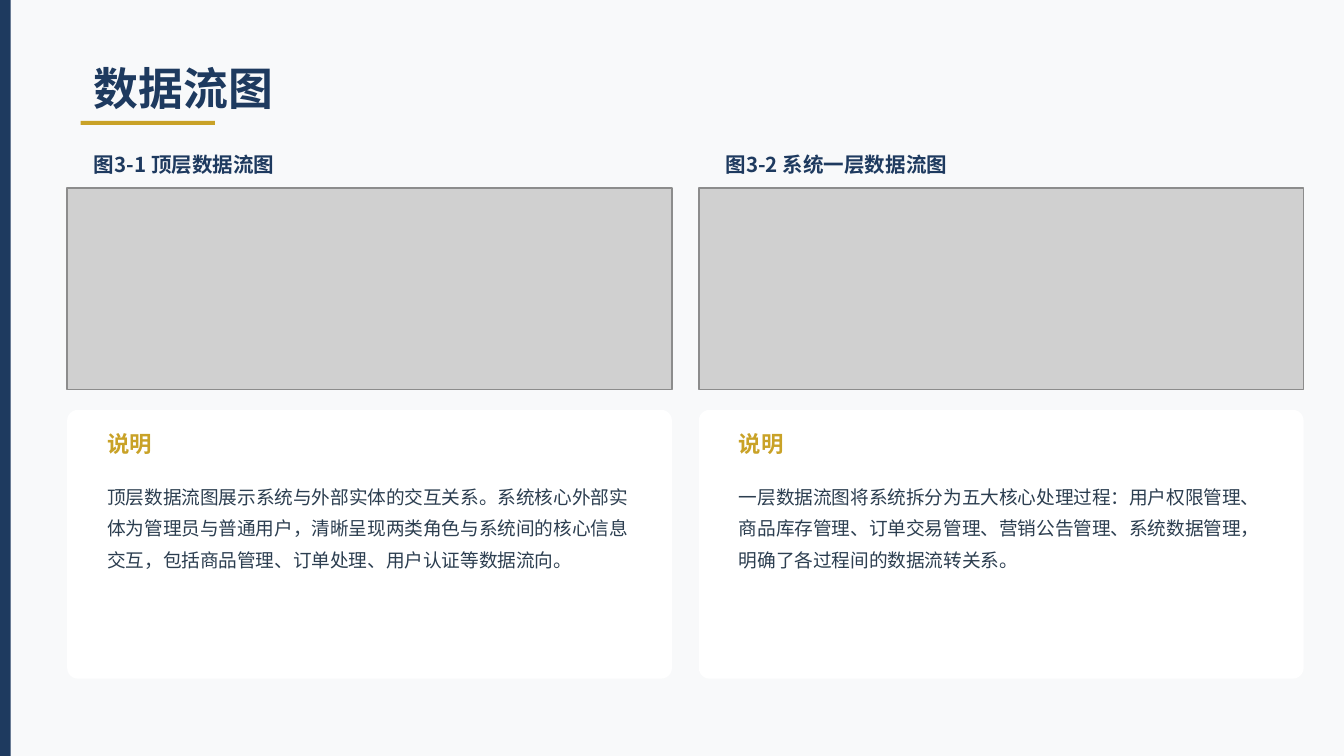
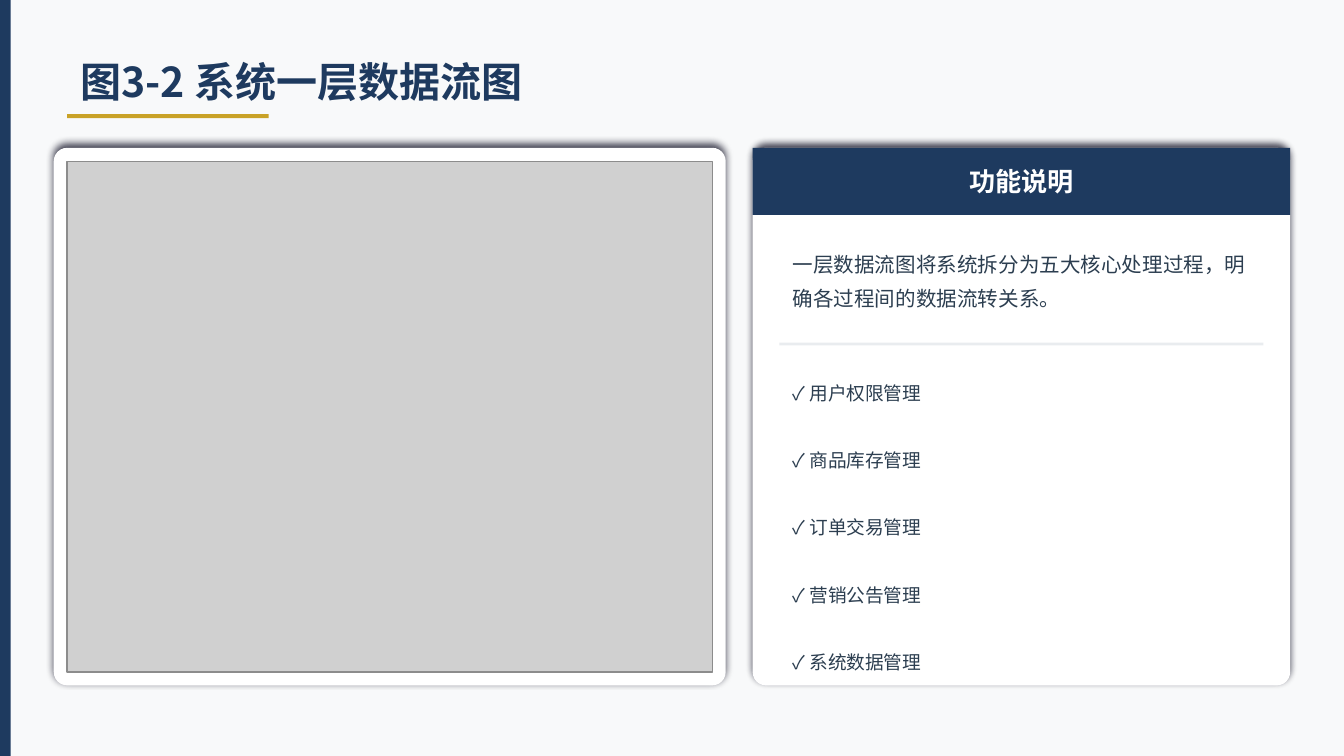
Before and after one commit to lvolk555/Trea--warehouse-, a slide deck: slide 11 of 生鲜超市综合管理系统_毕业答辩PPT.pptx (slide 10 before the commit). Drawn at 1344x756 pixels with LibreOffice and Linux fonts; fonts in the diff are those of the drawing; grey boxes stand for pictures. Boxes give left, top, right and bottom in pixels: in the first picture for what was removed or moved away, otherwise in the second. Text is boxed around its words. In the diff, an @@ line names an element or a change of style, - is before the commit and + after.

```diff
--- a/生鲜超市综合管理系统_毕业答辩PPT.pptx
+++ b/生鲜超市综合管理系统_毕业答辩PPT.pptx
@@ text at box(80, 62, 522, 101): text changed; size 24 to 22 pt @@
-数据流图
+图3-2 系统一层数据流图
@@ rectangle: place and size @@
-rectangle at box(81, 121, 215, 125)
+rectangle at box(67, 114, 269, 118)
@@ rounded rectangle added at box(54, 148, 726, 685), fill #FFFFFF @@
@@ rounded rectangle: place and size @@
-rounded rectangle at box(67, 410, 672, 679)
+rounded rectangle at box(753, 148, 1290, 685)
@@ rounded rectangle at box(753, 148, 1290, 685): shadow on; proportions changed @@
@@ rectangle added at box(753, 148, 1290, 215), fill #1E3A5F @@
@@ picture: place and size @@
-picture at box(699, 188, 1304, 390)
+picture at box(67, 161, 712, 672)
@@ text removed at box(94, 154, 274, 174) @@
-图3-1 顶层数据流图
@@ text at box(969, 169, 1074, 194): text changed; size 12 to 14 pt; text colour #C9A227 to #FFFFFF @@
-说明
+功能说明
@@ picture removed at box(67, 188, 672, 390) @@
@@ text "一层数据流图将系统拆分为五大核心处理过程，明确各过程间的数据流转关系。" at box(793, 254, 1246, 308): vertical alignment middle to top @@
@@ text at box(793, 254, 1246, 308): text changed; text colour #1E3A5F to #2C3E50; bold off @@
-图3-2 系统一层数据流图
+一层数据流图将系统拆分为五大核心处理过程，明确各过程间的数据流转关系。
@@ rectangle added at box(780, 343, 1263, 345), fill #E9ECEF @@
@@ text added at box(810, 384, 922, 402), 10 pt, text #2C3E50 @@
+✓ 用户权限管理
@@ rounded rectangle removed at box(699, 410, 1304, 679) @@
@@ text removed at box(739, 433, 784, 454) @@
-说明
@@ text added at box(810, 451, 922, 469), 10 pt, text #2C3E50 @@
+✓ 商品库存管理
@@ text removed at box(107, 488, 628, 569) @@
-顶层数据流图展示系统与外部实体的交互关系。系统核心外部实体为管理员与普通用户，清晰呈现两类角色与系统间的核心信息交互，包括商品管理、订单处理、用户认证等数据流向。
@@ text "✓ 订单交易管理" at box(810, 518, 922, 536): vertical alignment top to middle @@
@@ text at box(810, 518, 922, 536): text changed @@
-一层数据流图将系统拆分为五大核心处理过程：用户权限管理、商品库存管理、订单交易管理、营销公告管理、系统数据管理，明确了各过程间的数据流转关系。
+✓ 订单交易管理
@@ text added at box(810, 586, 922, 604), 10 pt, text #2C3E50 @@
+✓ 营销公告管理
@@ text added at box(810, 653, 922, 671), 10 pt, text #2C3E50 @@
+✓ 系统数据管理
```
Also in this commit, not shown: 5 other slides changed, 12 slides added, 2 slides removed.
